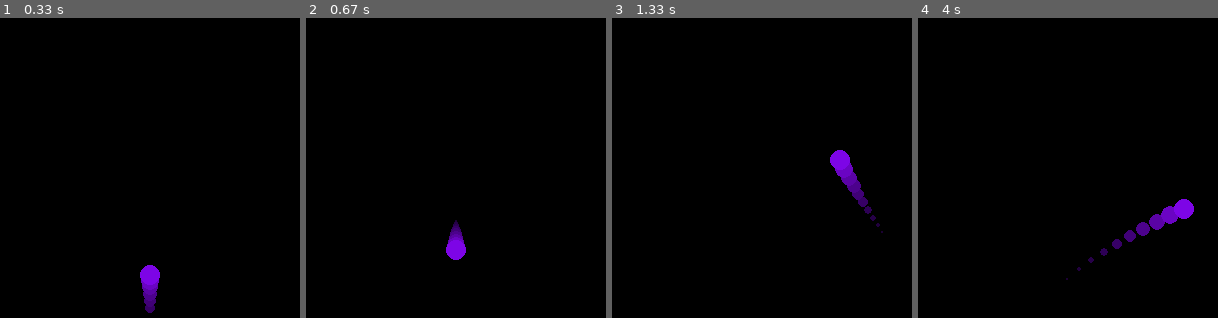
Above: before the commit, frames 1-4 (left to right).
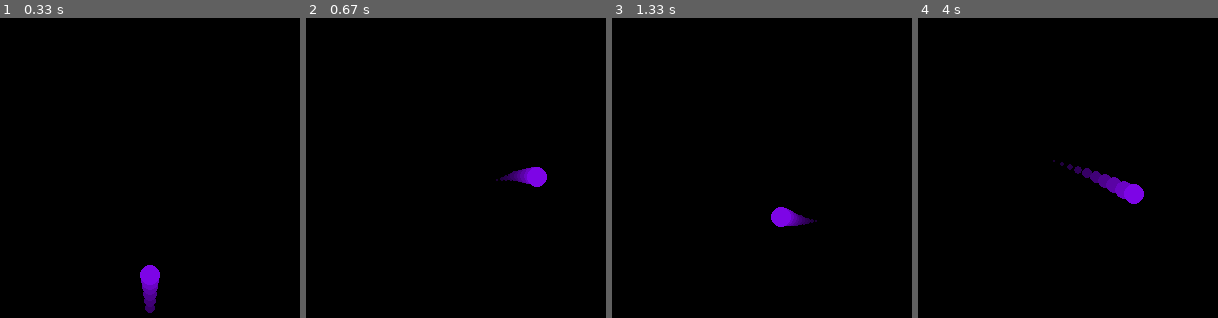
Above: after the commit, the same moments.

Repository: cdcformatc/PyPart
Game: pygame game, started from balltest.py
Same seed, same stepped clock (60 frames per second), same inputs: the game is played once before the commit and once after it. The source is Python 2; it was converted automatically to run under Python 3.
Inputs (mouse positions are in pixels of both pictures, inside the frame that each line leads up to):
- Up to frame 1 (0.33 s): no input
- Up to frame 2 (0.67 s): press the mouse at (444, 180) at 0.37 s; move the mouse to (498, 171) at 0.47 s; release the mouse at (552, 159) at 0.6 s
- Up to frame 3 (1.33 s): hold Right 0.67-1.13 s; move the mouse to (762, 186) at 0.7 s; hold W from 1.17 s (still down)
- Up to frame 4 (4 s): release W at 1.47 s; hold Right 1.5-1.97 s; hold A 2-2.53 s; hold Down 2.57-2.87 s; hold A 2.9-3.3 s; hold Up 3.33-3.7 s; hold D from 3.73 s (still down)

Frame 1 is identical in both runs. In frame 2, 1.2% of the frame differs, in the area x 46-81%, y 49-81%; in frame 3, 1.6%; in frame 4, 2.3%, in the area x 45-92%, y 47-88%.

Commit message:
Changed keyboard movement code, included in class. Added mouse follow code, will move towards cursor on a click

Diff:
--- a/Particle.py
+++ b/Particle.py
@@ -75,7 +75,13 @@
     def apply_gravity(self):
         self.speed[1] += self.gravity
 
-    def move(self, mode = 1):
+    def move_wrap(self):
+        self.move_gen(1)
+
+    def move(self):
+        self.move_gen(0)
+
+    def move_gen(self, mode = 1):
         self.apply_friction()
         self.apply_gravity()
 
@@ -122,7 +128,7 @@
     def collide(self, other):
         return self.rect.colliderect(other.rect)
 
-    def movetowards(self, target_pos, accel):
+    def movetowards_wrap(self, target_pos, accel):
         target_x, target_y = target_pos[0], target_pos[1]
 
         dist_right = self.bound.right - self.x
@@ -143,40 +149,100 @@
             #what is closer? the target or the right wall?
             if self.x - target_x < dist_right + target_dist_left:
                 #go left
-                x_accel =- accel
+                x_accel =- accel[0]
             elif self.x - target_x > dist_right + target_dist_left:
                 #go right
-                x_accel = accel
+                x_accel = accel[0]
 
         #am i to the left of target?
         elif self.x < target_x:
             #what is closer? the target or the left wall?
             if target_x - self.x > dist_left + target_dist_right:
                 #go left
-                x_accel =- accel
+                x_accel =- accel[0]
             elif target_x - self.x < dist_left + target_dist_right:
                 #go right
-                x_accel = accel
+                x_accel = accel[0]
 
         #am i underneath target?
         if self.y > target_y:
             #what is closer? the target or the bottom wall?
             if self.y - target_y < dist_bottom + target_dist_top:
                 #go up
-                y_accel =- accel
+                y_accel =- accel[1]
             elif self.y - target_y > dist_bottom + target_dist_top:
                 #go down
-                y_accel = accel
+                y_accel = accel[1]
         #am i above target?
         elif self.y < target_y:
             #what is closer? the target or the top wall?
             if target_y - self.y > dist_top + target_dist_bottom:
                 #go up
-                y_accel =- accel
+                y_accel =- accel[1]
             elif target_y - self.y < dist_top + target_dist_bottom:
                 #go down
-                y_accel = accel
+                y_accel = accel[1]
 
         self.speed += [x_accel, y_accel]
 
+        self.move_wrap()
+
+    def movetowards(self, target_pos, accel):
+        target_x, target_y = target_pos[0], target_pos[1]
+
+        dist_right = self.bound.right - self.x
+        dist_left = self.x - self.bound.left
+        dist_top = self.y - self.bound.top
+        dist_bottom = self.bound.bottom - self.y
+
+        target_dist_right = self.bound.right - target_x
+        target_dist_left = target_x - self.bound.left
+        target_dist_top = target_y - self.bound.top
+        target_dist_bottom = self.bound.bottom - target_y
+
+        x_accel = 0
+        y_accel = 0
+
+        #am i to the right of target?
+        if self.x > target_x:
+            #go left
+            x_accel =- accel[0]
+
+        #am i to the left of target?
+        elif self.x < target_x:
+            #go right
+            x_accel =+ accel[0]
+
+        #am i underneath target?
+        if self.y > target_y:
+            #go up
+            y_accel =- accel[1]
+        #am i above target?
+        elif self.y < target_y:
+            #go up
+            y_accel =+ accel[1]
+
+        self.speed += [x_accel, y_accel]
+
         self.move()
+
+    def move_keyboard(self, pressed, accel):
+        x_accel = 0
+        y_accel = 0
+        if pressed[pygame.K_UP] or pressed[pygame.K_w]:
+            y_accel-=accel[1]
+        if pressed[pygame.K_DOWN] or pressed[pygame.K_s]:
+            y_accel+=accel[1]
+        if pressed[pygame.K_RIGHT] or pressed[pygame.K_d]:
+            x_accel+=accel[0]
+        if pressed[pygame.K_LEFT] or pressed[pygame.K_a]:
+            x_accel-=accel[0]
+
+        self.speed += x_accel,y_accel
+
+    def move_mouse(self,per_frame):
+        if pygame.mouse.get_pressed()[0]:
+            pos = pygame.mouse.get_pos()
+            ballpos = self.x, self.y
+            self.speed[0] = (pos[0]-self.x)*per_frame
+            self.speed[1] = (pos[1]-self.y)*per_frame
--- a/balltest.py
+++ b/balltest.py
@@ -1,10 +1,13 @@
-import sys, pygame,math,os
+from __future__ import division
+import sys, pygame, math, os
+from vec2d import Vec2d
 from Particle import Particle
 os.environ['SDL_VIDEO_CENTERED'] = '1'
 
 #admin settings
 FIELD_SIZE = 300
 MAX_LEVELS = 1000
+FRAME_RATE = 120
 
 #difficulty settings
 GAME_LENGTH = 10
@@ -13,31 +16,14 @@
 #physics settings
 FRICTION_COEFFICIENT = 0.995
 GRAVITY = 0.25
-KEY_ACCEL = 0.5
+KEY_ACCEL = 0.325,0.325
 MAX_SPEED = 15
 
-def read_keyboard(accel):
-    x_accel = 0
-    y_accel = 0
-
+def read_keyboard():
     x = pygame.key.get_pressed()
-    if x[pygame.K_UP] or x[pygame.K_w]:
-        y_accel+=-accel
-    if x[pygame.K_DOWN] or x[pygame.K_s]:
-        y_accel+=accel
-    if x[pygame.K_RIGHT] or x[pygame.K_d]:
-        x_accel+=accel
-    if x[pygame.K_LEFT] or x[pygame.K_a]:
-        x_accel+=-accel
     if x[pygame.K_ESCAPE] or x[pygame.K_q] or x[pygame.K_BREAK]:
         pygame.event.post(pygame.event.Event(pygame.QUIT))
 
-    mag =  math.hypot(x_accel, y_accel)
-    if mag > accel:
-        x_accel *= accel / mag
-        y_accel *= accel / mag
-
-    return x_accel, y_accel
 
 def main():
     pygame.init()
@@ -56,16 +42,18 @@
     done = False
 
     while not done:
-        dt = clock.tick(120) #limit to 120 fps
+        dt = clock.tick(FRAME_RATE) #limit to 120 fps
         screen.fill(black)
+        read_keyboard()
 
         for event in pygame.event.get():
             if event.type == pygame.QUIT:
                 done = True
 
-        ball.speed +=  read_keyboard(KEY_ACCEL)
+        ball.move_keyboard(pygame.key.get_pressed(),KEY_ACCEL)
+        ball.move_mouse(10/FRAME_RATE)
 
-        ball.move(0)
+        ball.move()
         ball.draw(screen)
 
         pygame.display.flip()
